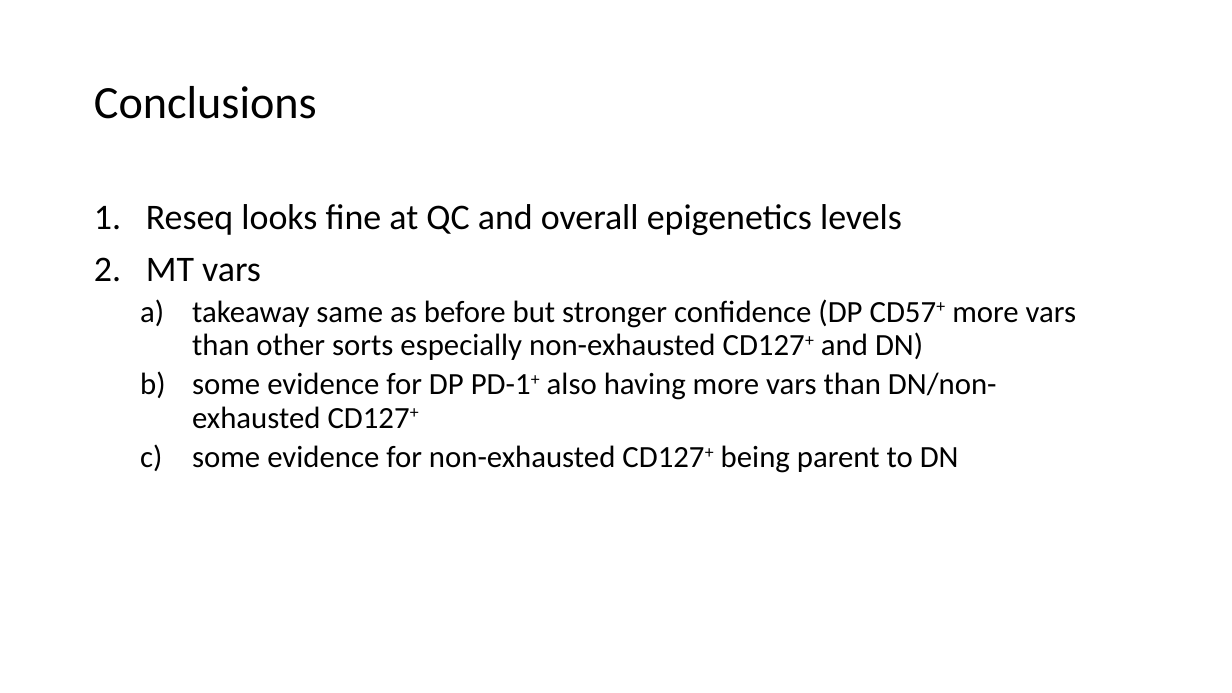
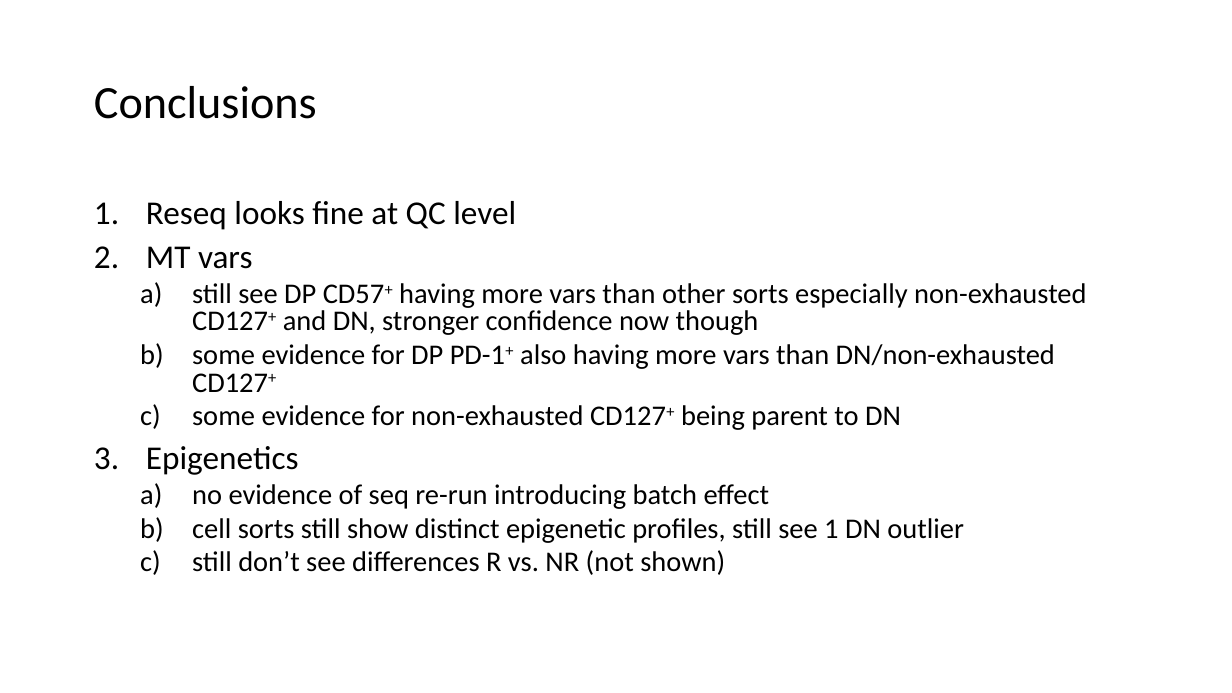
Before and after one commit to tybottorff/bottorffdocs, a slide deck: slide 14 of presentations/weekly_meetings/8_15_24.pptx (slide 12 before the commit). Drawn at 1232x693 pixels with LibreOffice and Linux fonts; fonts in the diff are those of the drawing. Boxes give left, top, right and bottom in pixels: in the first picture for what was removed or moved away, otherwise in the second. Text is boxed around its words. In the diff, an @@ line names an element or a change of style, - is before the commit and + after.

Commit message:
Update slideS

```diff
--- a/presentations/weekly_meetings/8_15_24.pptx
+++ b/presentations/weekly_meetings/8_15_24.pptx
@@ text at <box>146,201,516,230</box>: text changed; size 28 to 25.9 pt @@
-1. Reseq looks fine at QC and overall epigenetics levels
+1. Reseq looks fine at QC level
@@ text at <box>146,246,1055,430</box>: size 28 to 25.9 pt in "MT vars"; size 24 to 22.2 pt in "some evidence for DP PD-1+ also having ...", "some evidence for non-exhausted CD127+ being parent ..."; line spacing 0.9 to 0.8 @@
@@ text at <box>192,283,1086,335</box>: text changed; size 24 to 22.2 pt @@
-  a) takeaway same as before but stronger confidence (DP CD57+ more vars than other sorts especially non-exhausted CD127+ and DN)
+  a) still see DP CD57+ having more vars than other sorts especially non-exhausted CD127+ and DN, stronger confidence now though
@@ text at <box>146,446,964,575</box>: paragraphs added @@
+3. Epigenetics
+  a) no evidence of seq re-run introducing batch effect
+  b) cell sorts still show distinct epigenetic profiles, still see 1 DN outlier
+  c) still don’t see differences R vs. NR (not shown)
```
Also in this commit, not shown: 6 other slides changed, 3 slides added.
